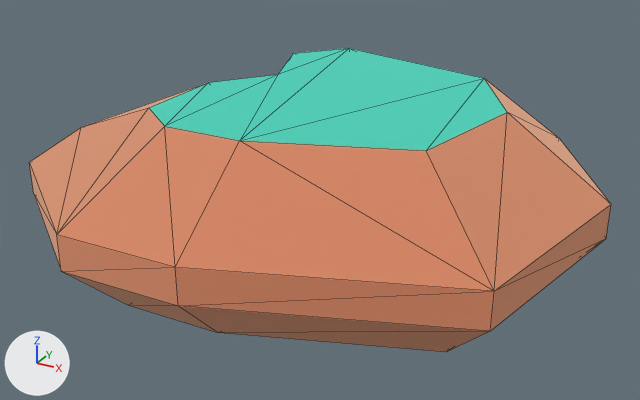
A saved change to the glTF model island-race/import/kenney-nature-kit/rock_largeC.glb.
Both versions are drawn from a 50 mm camera at (0.776, -1.46, 0.767) aimed at (-0.009, -0.033, 0.054). The lights are fixed; the arrows at lower left show +X, +Y and +Z. The older version comes first. Mesh edges are drawn as thin lines. Where no turn or scale is listed for an object, it has been applied to the vertices. Vertices at exactly the same position are counted once.

Script lines for the objects in view, before the commit:
```python
me_mesh_rock_largec = bpy.data.meshes.new('Mesh rock_largeC')
me_mesh_rock_largec.from_pydata(...)  # 38 vertices, 72 faces; spans x -0.532..0.532, y -0.508..0.508, z 0.0..0.321
# faces by material slot: [64, 8]
me_mesh_rock_largec.materials.append(mat_dirt)  # beige #f2be9e
me_mesh_rock_largec.materials.append(mat_grass)  # cyan #73eddd
ob_rock_largec = bpy.data.objects.new('rock_largeC', me_mesh_rock_largec)
ob_rock_largec.location = (0.0, 0.0, -0.05)
```
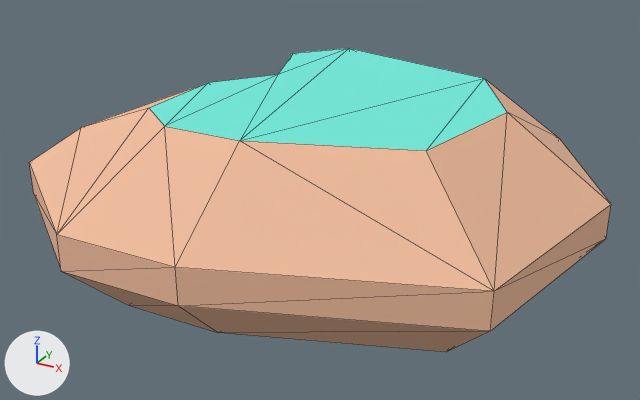
Changed parts and their boxes [x1, y1, x2, y2] in the pictures (640 x 400 px):
'rock_largeC', recoloured, surface changed
    both: [29, 48, 611, 351]
part 1 of me_mesh_rock_largec, recoloured
    both: [29, 79, 611, 352]
part 2 of me_mesh_rock_largec, recoloured
    both: [149, 48, 507, 151]
part 3 of me_mesh_rock_largec, surface changed (orange to beige)
    both: [29, 48, 611, 352]

The edits, one by one:
Picture 'Image_0' (img_image_0) is new.
Material 'palette' (mat_palette) is new.
Its texture is img_image_0.
Its roughness is 1.0.
me_mesh_rock_largec has 38 vertices, 72 faces and spans x -0.532..0.532, y -0.508..0.508, z 0.0..0.321.
me_mesh_rock_largec is used by ob_rock_largec; location (0.0, 0.0, -0.05).
me_mesh_rock_largec part 1: all 64 faces that had it switch from mat_dirt (beige #f2be9e) to mat_palette (picture img_image_0).
me_mesh_rock_largec part 2: all 8 faces that had it switch from mat_grass (cyan #73eddd) to mat_palette (picture img_image_0).
me_mesh_rock_largec part 3: texture (UV) coordinates of 72 of 72 faces, centred in x -0.437..0.505, y -0.507..0.461, z 0.0..0.321, changed; they spanned u -17.54..21.76, v -15.99..18.63 and now span u 0.25..0.75, v 0.5..0.5.
Object 'tmpParent' (ob_tmpparent) is deleted.
